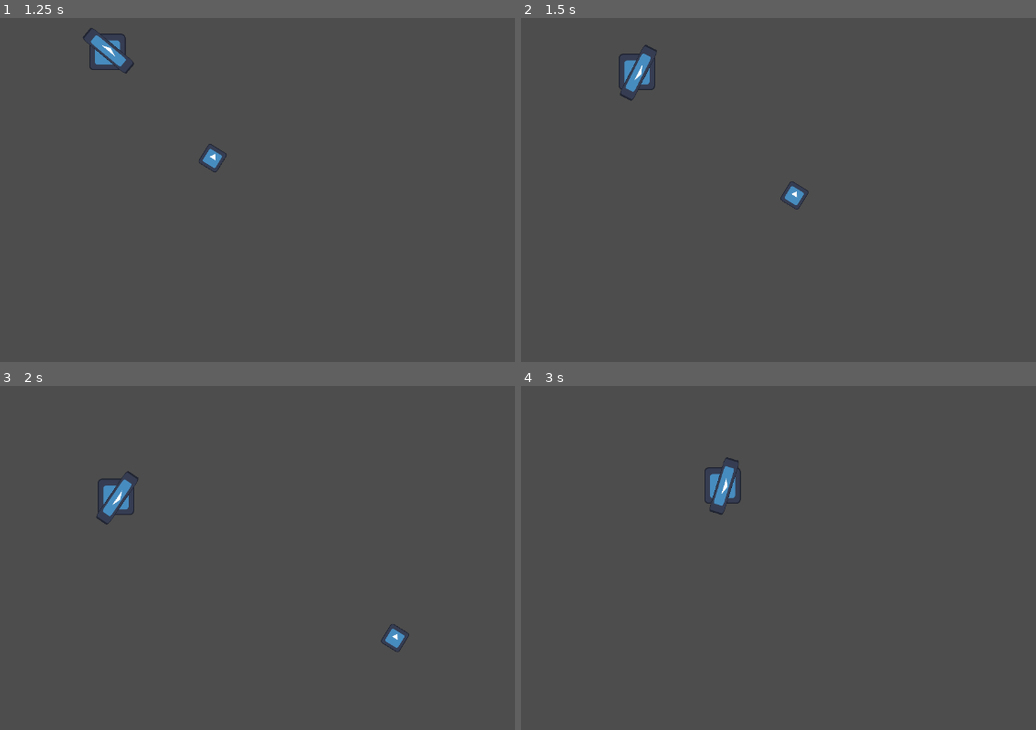
Above: before the commit, frames 1-4 (two rows, left to right).
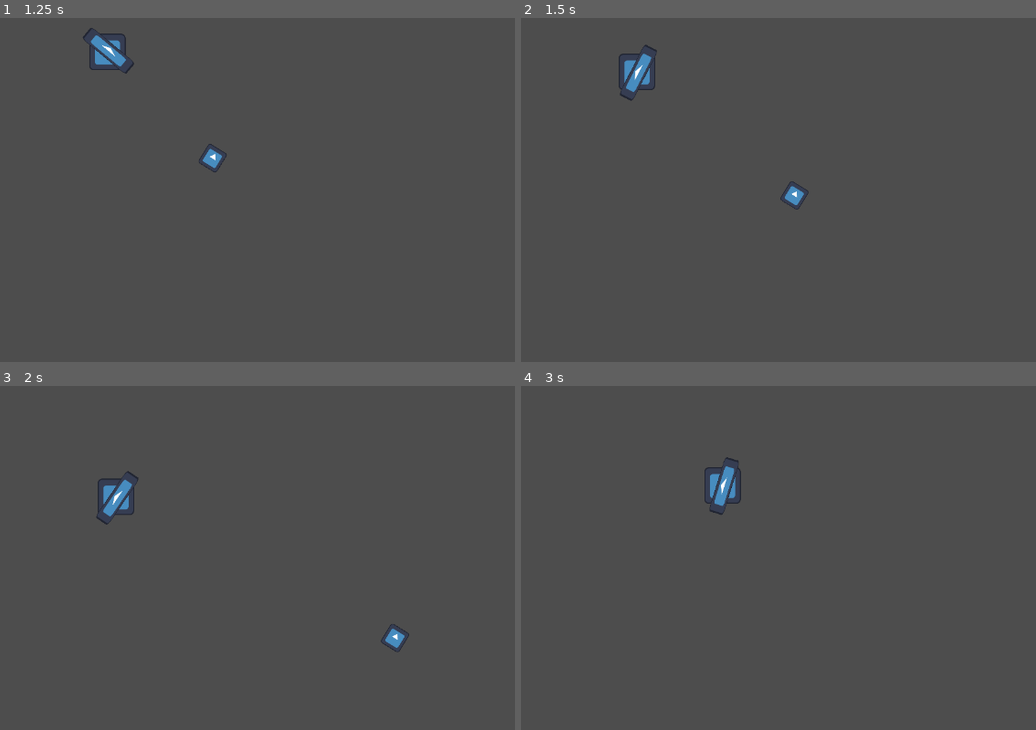
Above: after the commit, the same moments.

Repository: KoB-Kirito/uol-gamejam-10
Game: Godot game, scene res://Main.tscn
Two runs of this game, one before a commit and one after it. Both use one fixed random seed, a clock stepped at 60 frames per second and the inputs below. The project has no main scene, so this scene is started directly. The engine's default icon, where the game draws it, is replaced by a stand-in: a white triangle on a blue panel in a dark square.
Inputs (mouse positions are in pixels of both pictures, inside the frame that each line leads up to):
- Up to frame 1 (1.25 s): tap Enter at 0.5 s; move the mouse to (309, 220) at 0.52 s; hold D (right) from 0.53 s (still down); click (309, 220) at 0.6 s
- Up to frame 2 (1.5 s): move the mouse to (526, 293) at 1.27 s; release D (right) at 1.28 s; hold S (down) from 1.28 s (still down); click (526, 293) at 1.35 s
- Up to frame 3 (2 s): keep holding S (down)
- Up to frame 4 (3 s): move the mouse to (742, 465) at 2.02 s; release S (down) at 2.03 s; hold D (right) 2.03-2.78 s; click (742, 465) at 2.1 s; move the mouse to (outside the picture) at 2.77 s; hold W (up) from 2.78 s (still down); click (outside the picture) at 2.85 s

Frame 1 is identical in both runs. In frame 2, less than 0.1% of the frame differs, in the area x 20-26%, y 10-22%; in frame 3, less than 0.1%, in the area x 20-26%, y 27-38%; in frame 4, less than 0.1%.

Commit message:
Waffen Spieglung

Diff:
--- a/gun.gd
+++ b/gun.gd
@@ -2,9 +2,15 @@
 
 @onready var tip := $Sprite/Tip
 @onready var animPlayer := $AnimationPlayer
+@onready var sprite := $Sprite
 
 func _physics_process(delta: float) -> void:
 	look_at(get_global_mouse_position())
+	var normDir = int(rotation_degrees) % 360
+	if normDir > 90 and normDir < 270:
+		sprite.flip_v = true
+	else:
+		sprite.flip_v = false
 
 func shoot() -> void:
 	animPlayer.stop()
--- a/gun.tscn
+++ b/gun.tscn
@@ -2,6 +2,21 @@
 
 [ext_resource type="Script" path="res://gun.gd" id="1_nvh88"]
 [ext_resource type="Texture2D" uid="uid://ts0cimfv1f58" path="res://icon.svg" id="1_v41nx"]
+
+[sub_resource type="Animation" id="Animation_olh0g"]
+length = 0.001
+tracks/0/type = "value"
+tracks/0/imported = false
+tracks/0/enabled = true
+tracks/0/path = NodePath("Sprite:position")
+tracks/0/interp = 1
+tracks/0/loop_wrap = true
+tracks/0/keys = {
+"times": PackedFloat32Array(0),
+"transitions": PackedFloat32Array(1),
+"update": 0,
+"values": [Vector2(-1, -3)]
+}
 
 [sub_resource type="Animation" id="Animation_yhgd4"]
 resource_name = "shoot"
@@ -17,21 +32,6 @@
 "transitions": PackedFloat32Array(1, 1),
 "update": 0,
 "values": [Vector2(-16, -3), Vector2(0, -3)]
-}
-
-[sub_resource type="Animation" id="Animation_olh0g"]
-length = 0.001
-tracks/0/type = "value"
-tracks/0/imported = false
-tracks/0/enabled = true
-tracks/0/path = NodePath("Sprite:position")
-tracks/0/interp = 1
-tracks/0/loop_wrap = true
-tracks/0/keys = {
-"times": PackedFloat32Array(0),
-"transitions": PackedFloat32Array(1),
-"update": 0,
-"values": [Vector2(-1, -3)]
 }
 
 [sub_resource type="AnimationLibrary" id="AnimationLibrary_uddha"]
--- a/player.tscn
+++ b/player.tscn
@@ -19,3 +19,5 @@
 shape = SubResource("RectangleShape2D_ouvkn")
 
 [node name="Gun" parent="." instance=ExtResource("3_lqo5j")]
+
+[node name="GPUParticles2D" type="GPUParticles2D" parent="."]
Not shown, changed: .DS_Store
Not shown, changed: .gitignore
